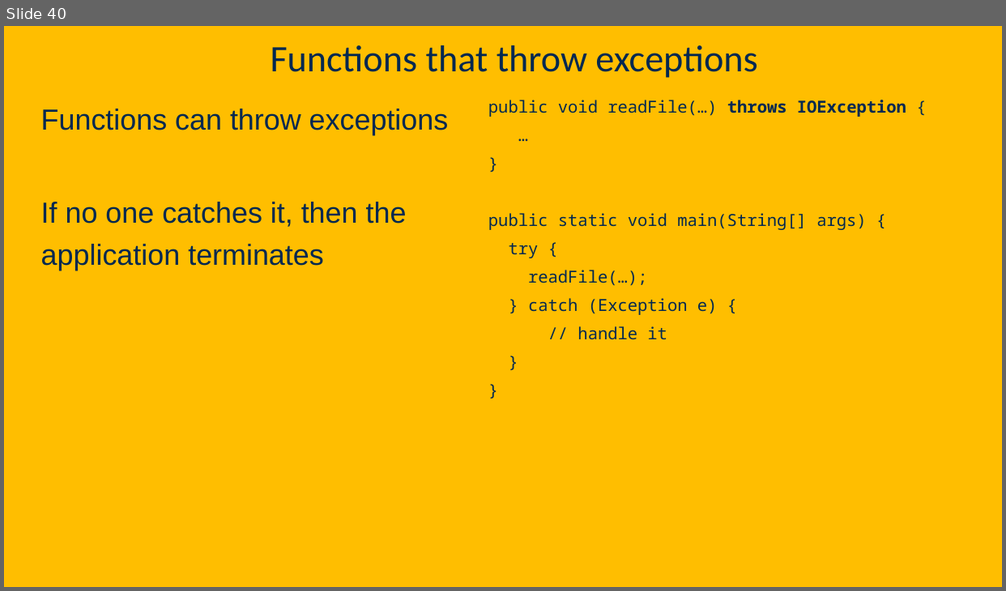
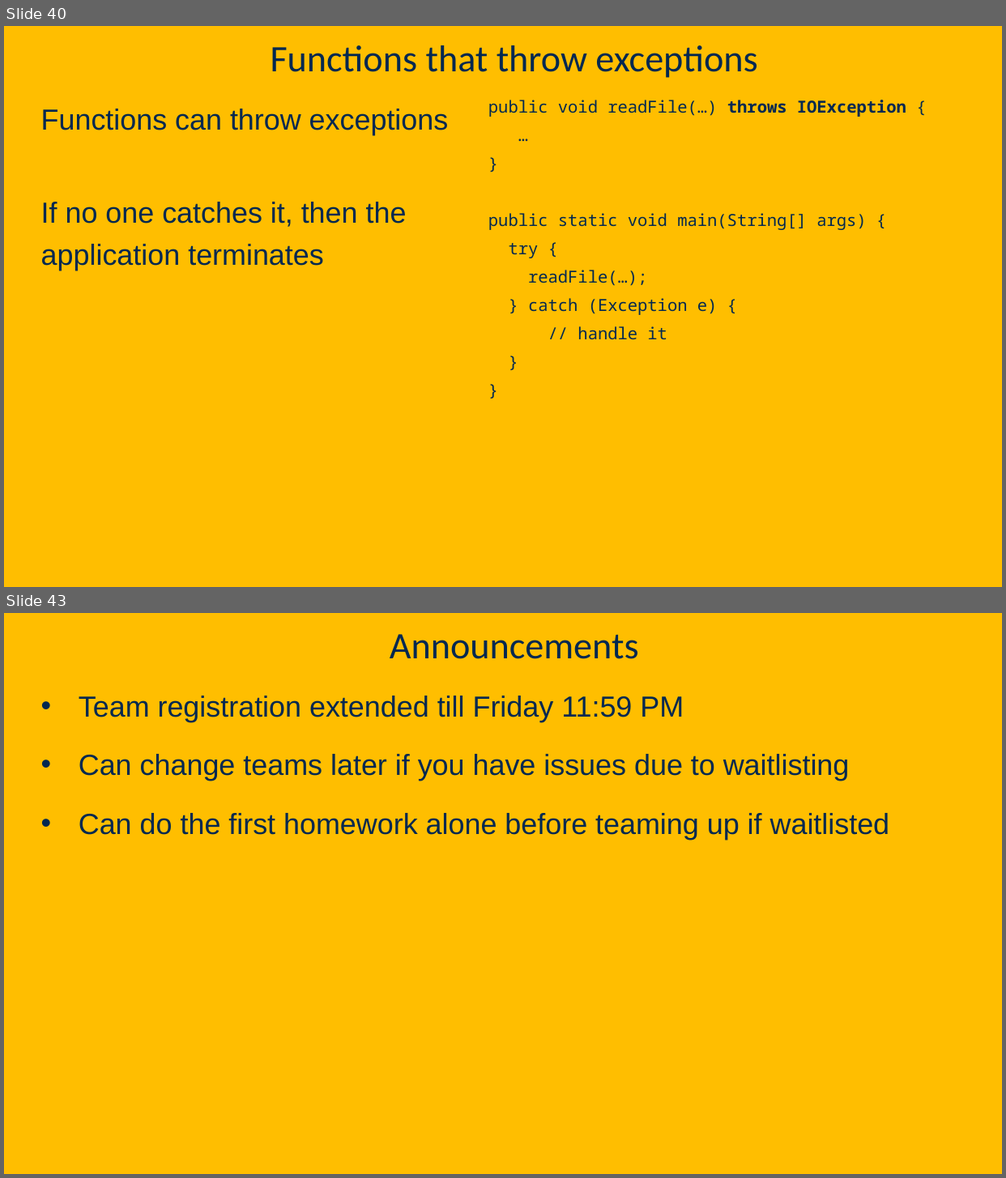
Before and after one commit to davsec-teaching/ECS160-Winter2025, a slide deck: slides/3_object_oriented_fundamentals.pptx. Shown one above the other, each under a label of ours: slide 40 before the commit, slides 40 and 43 after it; the slides between them are not shown. The pictures are 1006x591 and 1006x1178 pixels, drawn with LibreOffice and Linux fonts; fonts in the diff are those of the drawing; background and template pictures are left out. Boxes give left, top, right and bottom in pixels: in the first picture for what was removed or moved away, otherwise in the second. Text is boxed around its words. In the diff, an @@ line names an element or a change of style, - is before the commit and + after.

```diff
--- a/slides/3_object_oriented_fundamentals.pptx
+++ b/slides/3_object_oriented_fundamentals.pptx
@@ slide 43 added at (4,613,1002,1174), background picture (left out) @@
@@ title added at (390,634,639,659), 36 pt, text #022850 @@
+Announcements
@@ text added at (79,696,890,840), 28 pt, text #022850 @@
+• Team registration extended till Friday 11:59 PM
+• Can change teams later if you have issues due to waitlisting
+• Can do the first homework alone before teaming up if waitlisted
```
Also in this commit, not shown: 13 other slides added, 2 other files.
